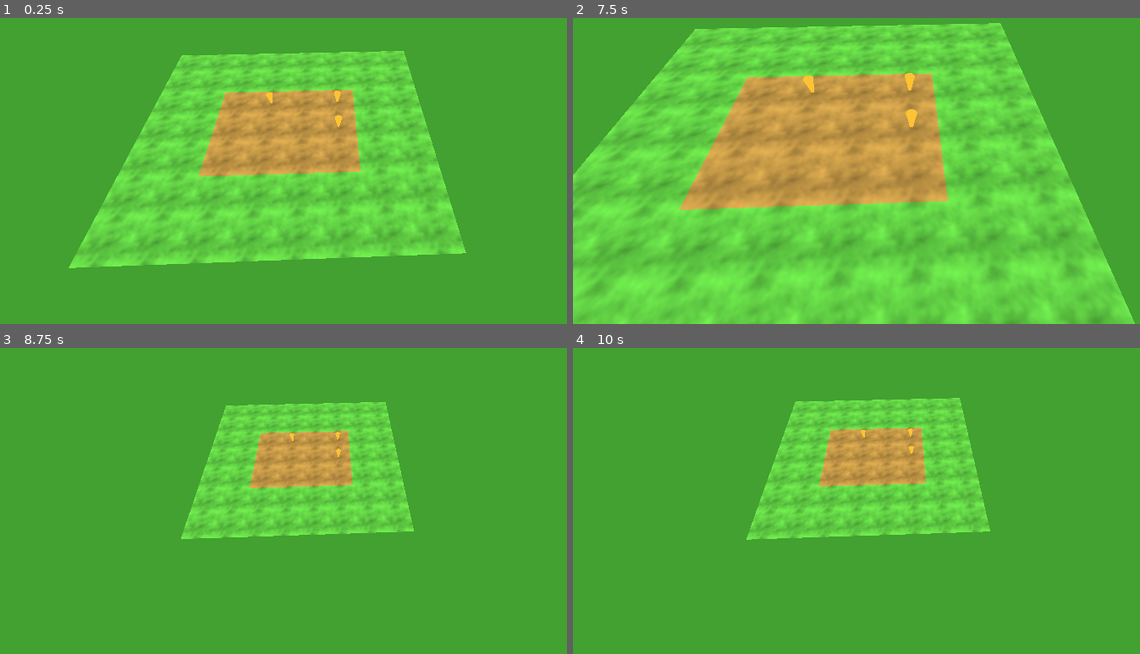
Above: before the commit, frames 1-4 (two rows, left to right).
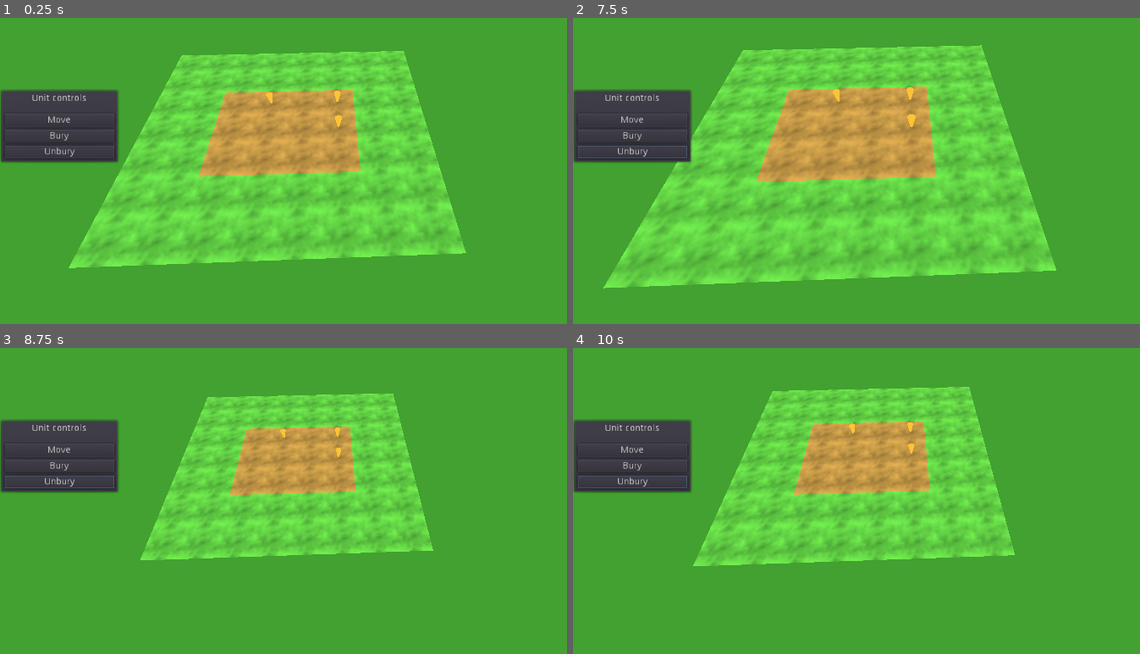
Above: after the commit, the same moments.

Repository: wingedadventurer/gwj-xii
Game: Godot game, scene res://scenes/levels/level_test.tscn
Two runs of this game, one before a commit and one after it. Both use one fixed random seed, a clock stepped at 60 frames per second and the inputs below. Before the commit the project has no main scene; this scene is started directly in both runs.
Inputs (mouse positions are in pixels of both pictures, inside the frame that each line leads up to):
- Up to frame 1 (0.25 s): no input
- Up to frame 2 (7.5 s): click (629, 118) at 0.5 s, where only the run after the commit has a clickable "Move"; click (629, 137) at 1.25 s, where only the run after the commit has a clickable "Bury"; click (629, 152) at 2 s, where only the run after the commit has a clickable "Unbury"; click (629, 118) at 2.75 s, where only the run after the commit has a clickable "Move"; click (629, 137) at 3.5 s, where only the run after the commit has a clickable "Bury"; click (629, 152) at 4.25 s, where only the run after the commit has a clickable "Unbury"; click (629, 118) at 5 s, where only the run after the commit has a clickable "Move"; click (629, 137) at 5.75 s, where only the run after the commit has a clickable "Bury"; click (629, 152) at 6.5 s, where only the run after the commit has a clickable "Unbury"; tap Enter at 7.25 s; move the mouse to (1060, 106) at 7.27 s; tap Mouse wheel up (camera_zoom_in) at 7.35 s
- Up to frame 3 (8.75 s): tap Mouse wheel down (camera_zoom_out) at 7.55, 8.1 s; move the mouse to (204, 476) at 8.02 s; click (204, 476) at 8.3 s
- Up to frame 4 (10 s): move the mouse to (981, 369) at 8.77 s; click (981, 369) at 8.85 s; tap Mouse wheel up (camera_zoom_in) at 9.05 s; move the mouse to (879, 534) at 9.52 s; tap Down (camera_move_back) at 9.6 s; tap Mouse wheel down (camera_zoom_out) at 9.8 s

The runs differ from the first frame. In frame 1, 4.9% of the frame differs, in the area x 0-21%, y 23-48%; in frame 2, 51%, in the area x 0-100%, y 1-100%; in frame 3, 16%; in frame 4, 19%.

Commit message:
:hammed: Fix camera zoom not working with scrollwheel; add unit control ui

Diff:
--- a/godot-project/project.godot
+++ b/godot-project/project.godot
@@ -16,6 +16,7 @@
 [application]
 
 config/name="Vegetable Chess"
+run/main_scene="res://scenes/levels/level_test.tscn"
 config/icon="res://icon.png"
 
 [input]
--- a/godot-project/scenes/levels/level_test.tscn
+++ b/godot-project/scenes/levels/level_test.tscn
@@ -1,11 +1,12 @@
-[gd_scene load_steps=5 format=2]
+[gd_scene load_steps=6 format=2]
 
 [ext_resource path="res://scenes/level.tscn" type="PackedScene" id=1]
 [ext_resource path="res://scenes/tiles/tile_dirt.tscn" type="PackedScene" id=2]
 [ext_resource path="res://scenes/tiles/tile_grass.tscn" type="PackedScene" id=3]
-[ext_resource path="res://scenes/vegetable_units/carrot_unit.tscn" type="PackedScene" id=4]
-
-[node name="level" index="0" instance=ExtResource( 1 )]
+[ext_resource path="res://scenes/ui/game_ui.tscn" type="PackedScene" id=4]
+[ext_resource path="res://scenes/vegetable_units/carrot_unit.tscn" type="PackedScene" id=5]
+
+[node name="level" instance=ExtResource( 1 )]
 
 [node name="tiles" parent="." index="0"]
 editor/display_folded = true
@@ -180,16 +181,20 @@
 [node name="tile_grass_40" parent="tiles" index="56" instance=ExtResource( 3 )]
 transform = Transform( 1, 0, 0, 0, 1, 0, 0, 0, 1, 2, 0, 2 )
 
-[node name="carrot_unit" parent="." index="1" groups=[
+[node name="canvas_layer" type="CanvasLayer" parent="." index="1"]
+
+[node name="game_ui" parent="canvas_layer" index="0" instance=ExtResource( 4 )]
+
+[node name="carrot_unit" parent="." index="2" groups=[
 "selectable",
-] instance=ExtResource( 4 )]
-
-[node name="carrot_unit_2" parent="." index="2" groups=[
+] instance=ExtResource( 5 )]
+
+[node name="carrot_unit_2" parent="." index="3" groups=[
 "selectable",
-] instance=ExtResource( 4 )]
+] instance=ExtResource( 5 )]
 transform = Transform( 1, 0, 0, 0, 1, 0, 0, 0, 1, 0, 0, -1 )
 
-[node name="carrot_unit_3" parent="." index="3" groups=[
+[node name="carrot_unit_3" parent="." index="4" groups=[
 "selectable",
-] instance=ExtResource( 4 )]
+] instance=ExtResource( 5 )]
 transform = Transform( 1, 0, 0, 0, 1, 0, 0, 0, 1, -2, 0, -1 )
--- /dev/null
+++ b/godot-project/scenes/ui/game_ui.tscn
@@ -0,0 +1,61 @@
+[gd_scene format=2]
+
+[node name="game_ui" type="Control"]
+anchor_right = 1.0
+anchor_bottom = 1.0
+mouse_filter = 2
+__meta__ = {
+"_edit_lock_": true
+}
+
+[node name="unit_controls" type="Control" parent="." groups=[
+"unit_controls",
+]]
+anchor_right = 1.0
+anchor_bottom = 1.0
+mouse_filter = 2
+__meta__ = {
+"_edit_lock_": true
+}
+
+[node name="panel_container" type="PanelContainer" parent="unit_controls"]
+anchor_top = 0.5
+anchor_bottom = 0.5
+margin_top = -56.0
+margin_right = 180.0
+margin_bottom = 56.0
+
+[node name="v_box_container" type="VBoxContainer" parent="unit_controls/panel_container"]
+margin_left = 7.0
+margin_top = 7.0
+margin_right = 173.0
+margin_bottom = 105.0
+custom_constants/separation = 16
+
+[node name="label" type="Label" parent="unit_controls/panel_container/v_box_container"]
+margin_right = 166.0
+margin_bottom = 14.0
+text = "Unit controls"
+align = 1
+
+[node name="v_box_container" type="VBoxContainer" parent="unit_controls/panel_container/v_box_container"]
+margin_top = 30.0
+margin_right = 166.0
+margin_bottom = 98.0
+
+[node name="button_move" type="Button" parent="unit_controls/panel_container/v_box_container/v_box_container"]
+margin_right = 166.0
+margin_bottom = 20.0
+text = "Move"
+
+[node name="button_bury" type="Button" parent="unit_controls/panel_container/v_box_container/v_box_container"]
+margin_top = 24.0
+margin_right = 166.0
+margin_bottom = 44.0
+text = "Bury"
+
+[node name="button_unbury" type="Button" parent="unit_controls/panel_container/v_box_container/v_box_container"]
+margin_top = 48.0
+margin_right = 166.0
+margin_bottom = 68.0
+text = "Unbury"
--- a/godot-project/scenes/vegetable_unit.tscn
+++ b/godot-project/scenes/vegetable_unit.tscn
@@ -5,7 +5,7 @@
 [ext_resource path="res://scripts/select_highlight.gd" type="Script" id=3]
 
 [sub_resource type="BoxShape" id=1]
-extents = Vector3( 0.3, 0.3, 0.3 )
+extents = Vector3( 0.2, 0.1, 0.2 )
 
 [sub_resource type="SpatialMaterial" id=3]
 flags_transparent = true
@@ -24,10 +24,9 @@
 script = ExtResource( 1 )
 
 [node name="mouse_detect_area" type="Area" parent="."]
-editor/display_folded = true
 
 [node name="collision_shape" type="CollisionShape" parent="mouse_detect_area"]
-transform = Transform( 1, 0, 0, 0, 1, 0, 0, 0, 1, 0, 0.3, 0 )
+transform = Transform( 1, 0, 0, 0, 1, 0, 0, 0, 1, 0, 0.1, 0 )
 shape = SubResource( 1 )
 
 [node name="select_highlight" type="MeshInstance" parent="."]
--- a/godot-project/scripts/camera.gd
+++ b/godot-project/scripts/camera.gd
@@ -9,7 +9,7 @@
 var zoom := 8.0 setget set_zoom
 var min_zoom := 4.0
 var max_zoom := 12.0
-var zoom_step := 4.0
+var zoom_step := 2.0
 var zoom_time := 0.6
 
 var move_velocity : Vector2
@@ -30,9 +30,9 @@
 		zoom_tween.start()
 
 func update_zoom() -> void:
-	if Input.is_action_just_pressed("camera_zoom_in"):
+	if Input.is_action_just_released("camera_zoom_in"):
 		set_zoom(zoom - zoom_step)
-	if Input.is_action_just_pressed("camera_zoom_out"):
+	if Input.is_action_just_released("camera_zoom_out"):
 		set_zoom(zoom + zoom_step)
 
 func update_velocity(delta : float) -> void:
--- a/godot-project/scripts/vegetable_unit.gd
+++ b/godot-project/scripts/vegetable_unit.gd
@@ -14,8 +14,8 @@
 		if highlighted:
 			if not selected:
 				select()
-		elif selected:
-			deselect()
+#		elif selected:
+#			deselect()
 
 func set_selectable(value : bool) -> void:
 	selectable = value
